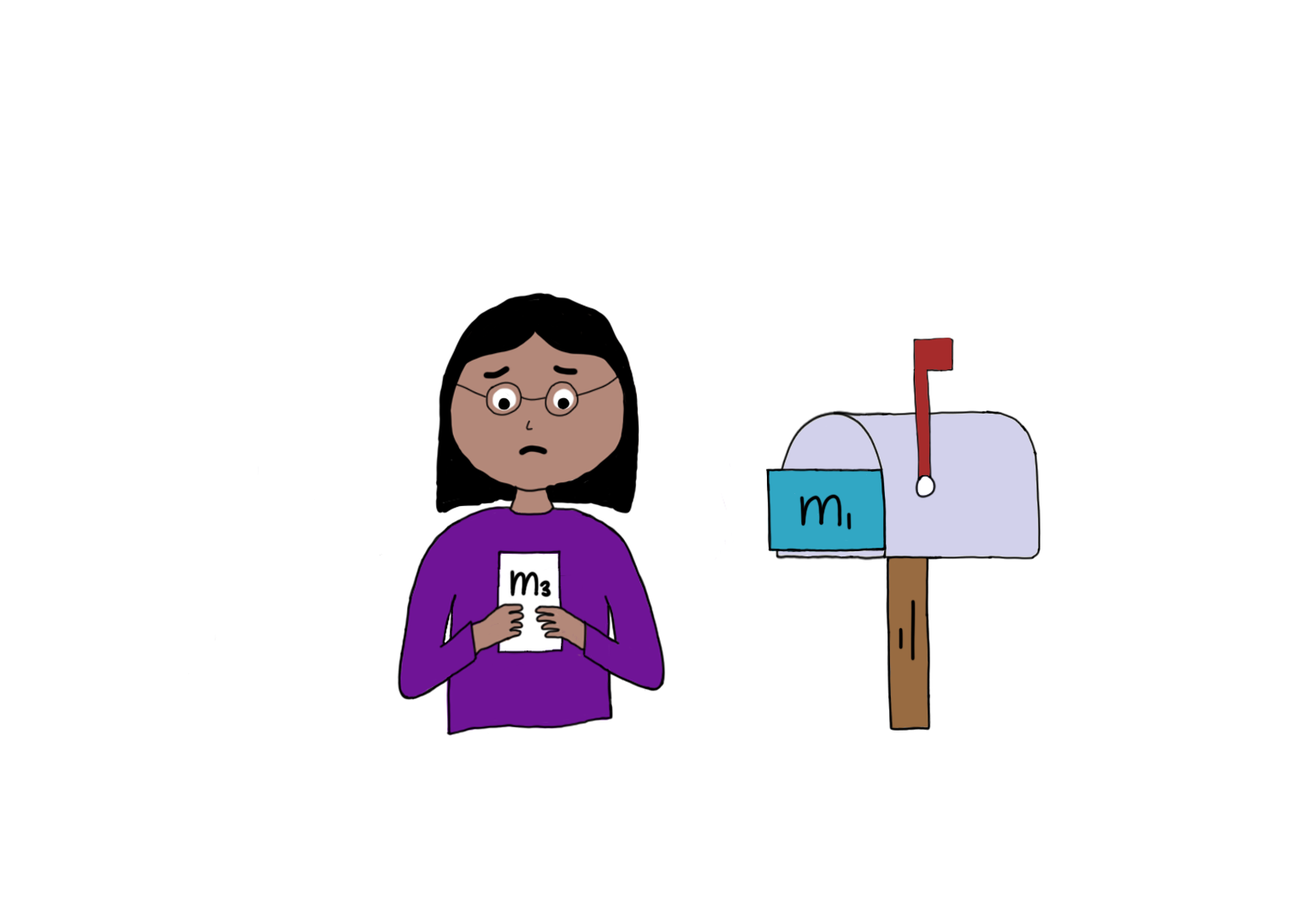
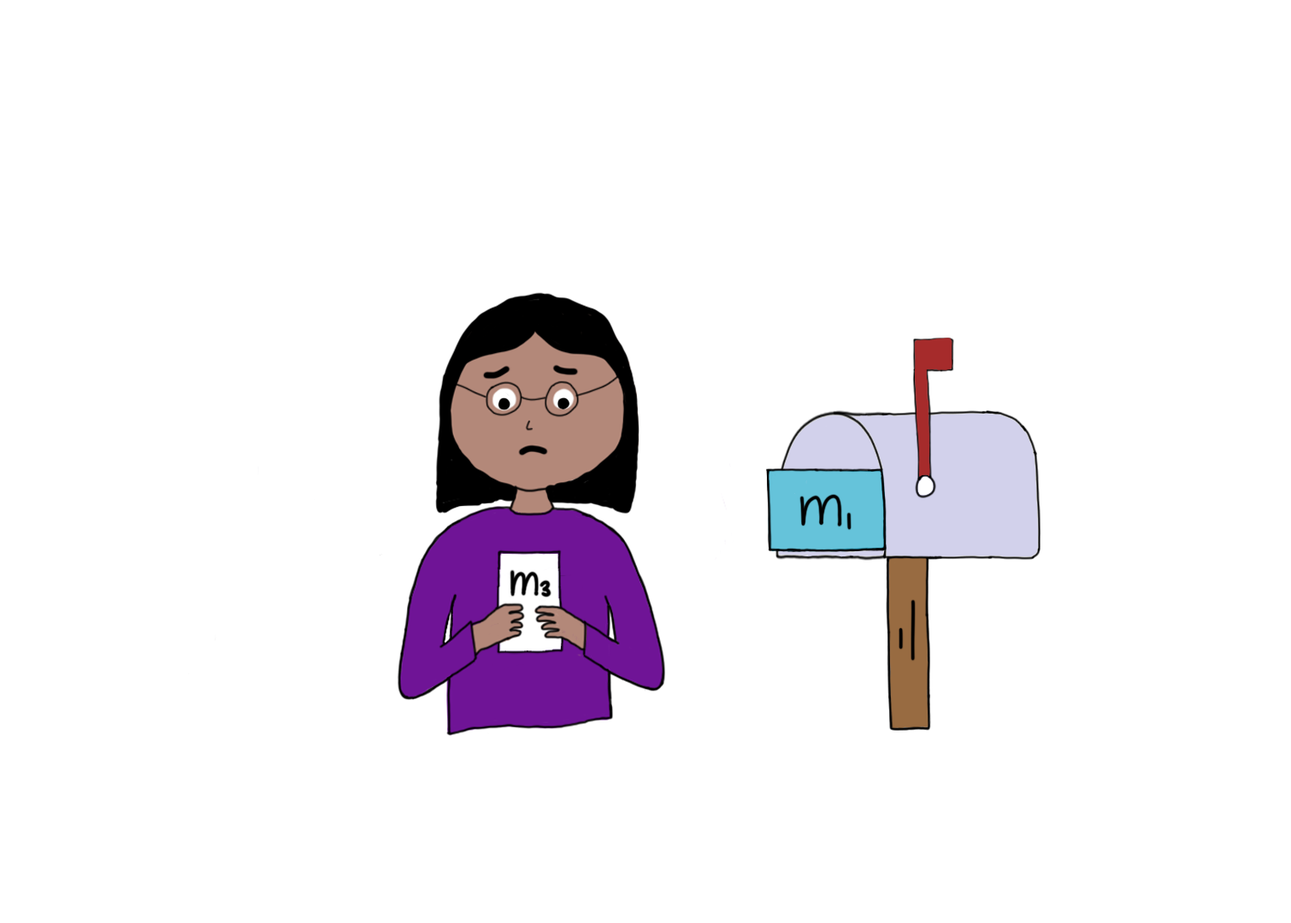
Layer changes from the first 1291 x 923 image to the second:
painted on "Layer 12" over [left=768, top=470, right=876, bottom=506]
painted on "image" over [left=768, top=469, right=884, bottom=551]
